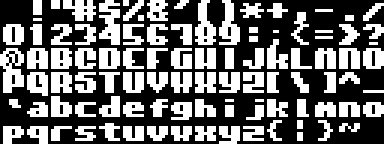
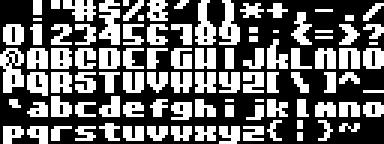
Layered file, before and after one edit (w=384, h=144). Changes by layer:
painted on "Eingefügte Ebene" over [297, 24, 312, 45]
